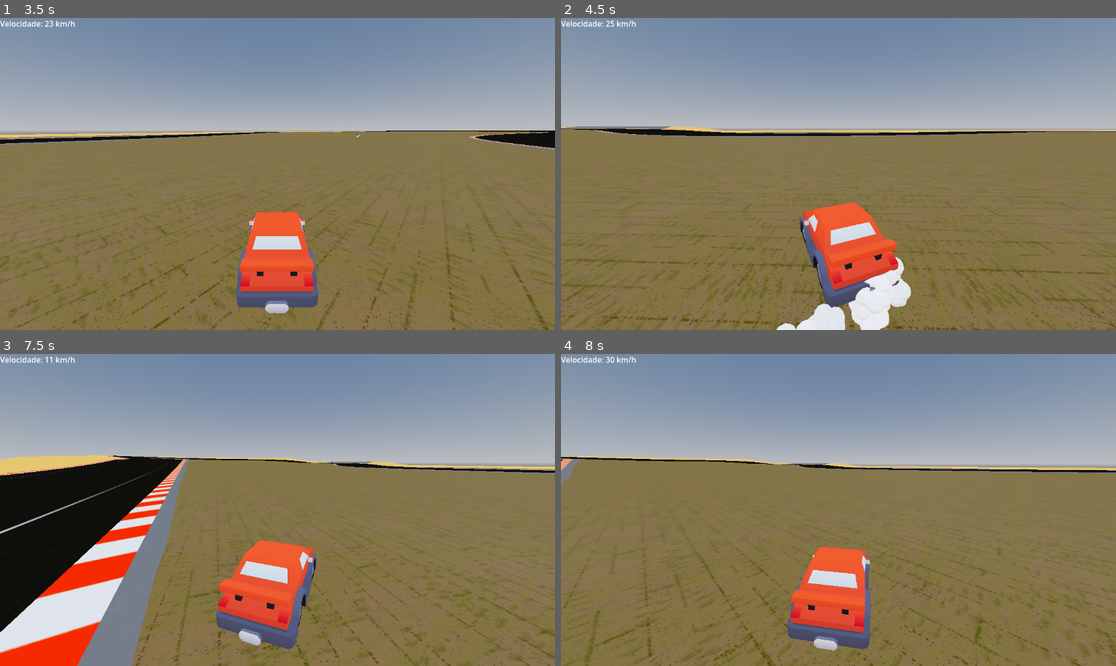
Above: before the commit, frames 1-4 (two rows, left to right).
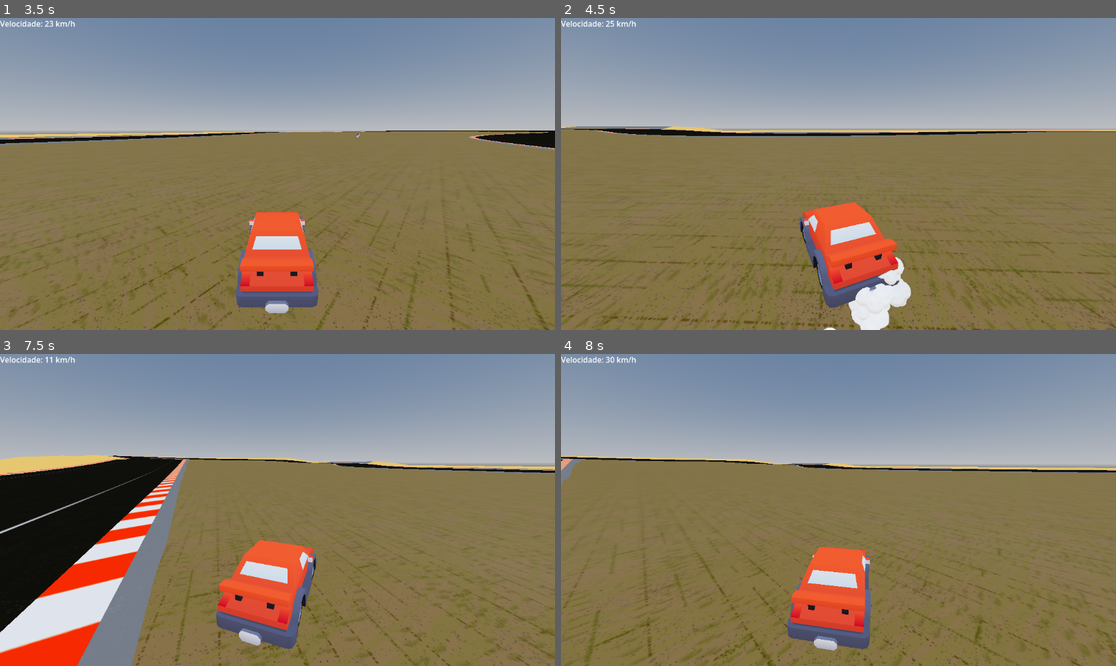
Above: after the commit, the same moments.

Repository: pdovitor/rogue-kart
Game: Godot game, scene res://Scenes/main.tscn
Same seed, same stepped clock (60 frames per second), same inputs: the game is played once before the commit and once after it.
Inputs:
- Up to frame 1 (3.5 s): hold D (Steer_Right) 0.53-1.28 s; tap Shift (Drift) every 0.75 s from 0.6 to 2.85 s; hold S (Brake) 1.28-2.03 s; hold D (Steer_Right) 2.03-2.78 s; hold W (Accelerate) from 2.78 s (still down)
- Up to frame 2 (4.5 s): release W (Accelerate) at 3.53 s; hold A (Steer_Left) from 3.53 s (still down); tap Shift (Drift) at 3.6, 4.35 s
- Up to frame 3 (7.5 s): release A (Steer_Left) at 5.03 s; hold S (Brake) 5.03-5.78 s; tap Shift (Drift) every 0.75 s from 5.1 to 7.35 s; hold D (Steer_Right) 5.78-6.53 s; hold W (Accelerate) 6.53-7.28 s; hold D (Steer_Right) from 7.28 s (still down)
- Up to frame 4 (8 s): keep holding D (Steer_Right)

Frame 1 is identical in both runs. In frame 2, 0.7% of the frame differs, in the area x 38-60%, y 67-100%; in frame 3, less than 0.1%; in frame 4, nothing differs.

Commit message:
mudanca na fumaca e rodas giranda

Diff:
--- a/Scenes/car.tscn
+++ b/Scenes/car.tscn
@@ -426,7 +426,7 @@
 material_override = SubResource("ShaderMaterial_y3wrf")
 emitting = false
 amount = 100
-lifetime = 0.35000000000000003
+lifetime = 0.25
 fixed_fps = 60
 process_material = ExtResource("5_aky6y")
 draw_pass_1 = ExtResource("5_aqss3")
@@ -452,7 +452,7 @@
 material_override = SubResource("StandardMaterial3D_lh2yg")
 emitting = false
 amount = 2
-lifetime = 0.09999999999999999
+lifetime = 0.1
 randomness = 1.0
 fixed_fps = 60
 local_coords = true
--- a/Scripts/player.gd
+++ b/Scripts/player.gd
@@ -4,6 +4,8 @@
 @onready var Car = $SubViewportContainer/SubViewport/Car
 @onready var RightWheel = $"SubViewportContainer/SubViewport/Car/Model/body/wheel-front-right"
 @onready var LeftWheel = $"SubViewportContainer/SubViewport/Car/Model/body/wheel-front-left"
+@onready var LeftWheelBack = $"SubViewportContainer/SubViewport/Car/Model/body/wheel-back-left"
+@onready var RightWheelBack = $"SubViewportContainer/SubViewport/Car/Model/body/wheel-back-right"
 @onready var CarBody = $SubViewportContainer/SubViewport/Car/Model/body
 @onready var DriftTimer = $SubViewportContainer/SubViewport/DriftTimer
 @onready var BoostTimer = $SubViewportContainer/SubViewport/BoostTimer
@@ -156,16 +158,30 @@
 		Cam.h_offset = lerp(Cam.h_offset, 0.0, 15.0 * delta)
 		Cam.v_offset = lerp(Cam.v_offset, 0.0, 15.0 * delta)
 	CarBody.scale = CarBody.scale.lerp(standard_scale, scaling_lerp_speed * delta)
+
+
 	if Drifting and Ball.linear_velocity.length() > 2.0:
 		SmokeParticlesRight.emitting = true
 		SmokeParticlesLeft.emitting = true
-		#SparkParticlesRight.emitting = true
-		#SparkParticlesLeft.emitting = true
+
+		var speed_for_smoke = Ball.linear_velocity.length()
+		var smoke_factor = clamp(speed_for_smoke / 30.0, 0.1, 1.0)
+
+		SmokeParticlesRight.amount_ratio = smoke_factor
+		SmokeParticlesLeft.amount_ratio = smoke_factor
 	else:
 		SmokeParticlesRight.emitting = false
 		SmokeParticlesLeft.emitting = false
-		#SparkParticlesRight.emitting = false
-		#SparkParticlesLeft.emitting = false
+
+	var wheel_direction = 1.0
+	if speed_input < 0:
+		wheel_direction = -1.0
+	var spin = vel_atual * 2.0 * delta * wheel_direction
+
+	RightWheel.rotation.x -= spin
+	LeftWheel.rotation.x -= spin
+	LeftWheelBack.rotation.x -= spin
+	RightWheelBack.rotation.x -= spin
 
 func RotateCar(delta):
 	var new_basis = Car.global_transform.basis.rotated(Car.global_transform.basis.y, rotate_input)
